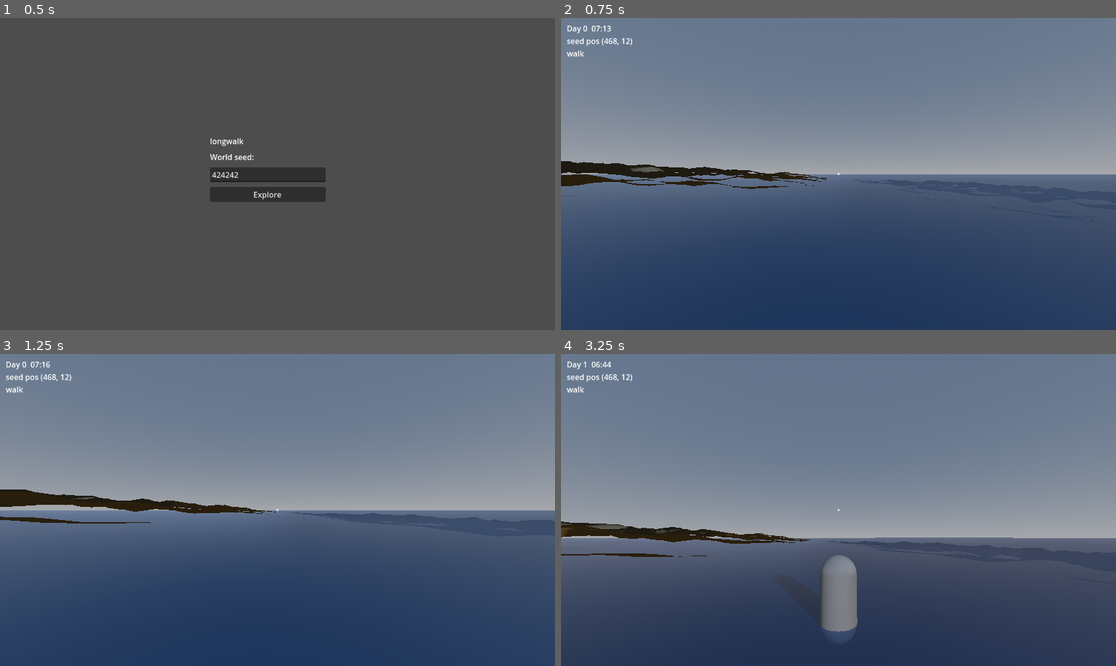
Above: before the commit, frames 1-4 (two rows, left to right).
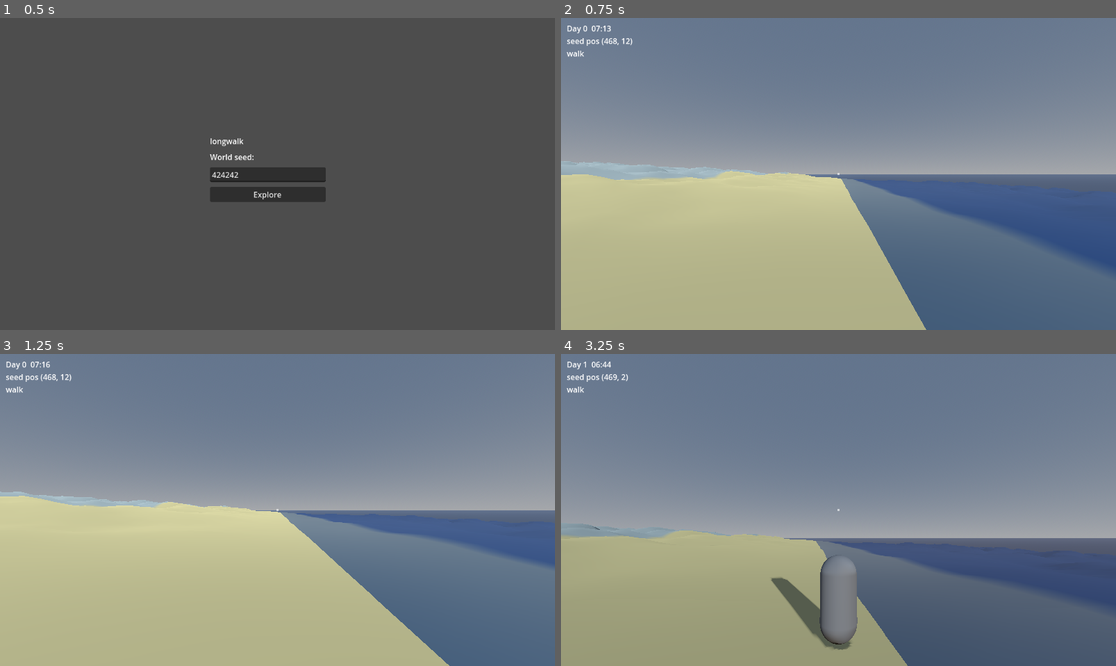
Above: after the commit, the same moments.

Repository: sentania-labs/longwalk
Game: Godot game, scene res://scenes/main.tscn
The game is run twice, just before and just after one commit, with the same random seed, the same clock (stepped at 60 frames per second) and the same inputs.
Inputs (mouse positions are in pixels of both pictures, inside the frame that each line leads up to):
- Up to frame 1 (0.5 s): no input
- Up to frame 2 (0.75 s): click "Explore" at 0.5 s
- Up to frame 3 (1.25 s): no input
- Up to frame 4 (3.25 s): move the mouse to (866, 510) at 1.27 s; hold R (sleep) 1.28-2.03 s; hold W (move_forward) from 1.28 s (still down); tap Space (jump) at 1.52, 2.27 s; move the mouse to (810, 510) at 2.02 s; tap Shift (sprint) at 2.1 s; move the mouse to (849, 503) at 2.77 s; hold C (toggle_camera) from 2.78 s (still down)

Frame 1 is identical in both runs. In frame 2, 48% of the frame differs, in the area x 0-100%, y 45-100%; in frame 3, 50%, in the area x 0-100%, y 43-100%; in frame 4, 35%.

Commit message:
M2 fix: heightmap collision and upward terrain normals
Root cause of 'WASD does nothing': the terrain used a triangle-soup collider
(create_trimesh_shape). A capsule CharacterBody walking on a trimesh catches on
the internal edges between triangles ('ghost collisions'): the contact normal
points sideways, is_on_floor never latches, and the player wedges at spawn and
cannot move. Switch to a HeightMapShape3D built from the same height grid, which
is immune to that; the player now lands and walks.

Root cause of the 'featureless dark/brown expanse': the mesh winding produced
downward surface normals, so the terrain was lit from underneath and rendered
near-black from above with the biome vertex colors invisible. Reverse the
winding so normals point up. Collision no longer depends on winding, so this is
safe. Guard both with a headless normals-up check in the smoke test.

Diff:
--- a/src/render/terrain_chunk.gd
+++ b/src/render/terrain_chunk.gd
@@ -21,16 +21,19 @@
 const CHUNK_SIZE := 48.0
 const RES := 24
 
-# Biome vertex colors. Kept independent of the macro map's PNG palette so the
-# 3D look can diverge from the 2D map without reaching into generator internals.
+# Biome vertex colors. These deliberately mirror the values in
+# MacroMapGenerator.BIOME_COLORS (duplicated here rather than imported so the
+# render side never reaches into generator internals) so the walkable 3D ground
+# reads as the same biome the 2D macro map shows at that location. Each biome is
+# a visibly distinct hue so terrain is legible while walking.
 const BIOME_COLORS := {
-	"ocean": Color(0.10, 0.22, 0.42),
-	"beach": Color(0.84, 0.78, 0.55),
-	"plains": Color(0.42, 0.62, 0.30),
-	"forest": Color(0.16, 0.40, 0.20),
-	"desert": Color(0.80, 0.71, 0.44),
-	"tundra": Color(0.66, 0.70, 0.68),
-	"mountain": Color(0.48, 0.46, 0.43),
+	"ocean": Color8(30, 62, 120),
+	"beach": Color8(214, 199, 140),
+	"plains": Color8(126, 176, 92),
+	"forest": Color8(52, 110, 58),
+	"desert": Color8(211, 182, 108),
+	"tundra": Color8(168, 178, 172),
+	"mountain": Color8(122, 116, 110),
 }
 
 var chunk_coord: Vector2i
@@ -69,16 +72,20 @@
 			var biome: String = sampler.biome_at(wx, wz)
 			colors[i] = BIOME_COLORS.get(biome, Color.MAGENTA)
 
-	# Emit two triangles per quad, wound counter-clockwise when viewed from above
-	# so the surface normals point up.
+	# Emit two triangles per quad. Godot treats clockwise-wound triangles (viewed
+	# from the front) as front-facing, so this winding is the one that makes
+	# generate_normals() produce UPWARD normals. The previous winding pointed the
+	# normals down, which lit the terrain from underneath: from above the ground
+	# showed only dim sky ambient and the biome vertex colors never read, so the
+	# world looked like a featureless dark/brown expanse (Scott's report).
 	for gz in range(RES):
 		for gx in range(RES):
 			var i00 := gz * (RES + 1) + gx
 			var i10 := i00 + 1
 			var i01 := i00 + (RES + 1)
 			var i11 := i01 + 1
-			_add_tri(st, verts, colors, i00, i01, i11)
-			_add_tri(st, verts, colors, i00, i11, i10)
+			_add_tri(st, verts, colors, i00, i11, i01)
+			_add_tri(st, verts, colors, i00, i10, i11)
 
 	st.generate_normals()
 
@@ -92,11 +99,29 @@
 	_mesh_instance.material_override = mat
 	add_child(_mesh_instance)
 
-	# Collision from the same triangles so the player walks on exactly what is
-	# drawn.
-	var shape := mesh.create_trimesh_shape()
+	# Collision from the SAME height grid as the mesh, but as a HeightMapShape3D
+	# rather than a triangle-soup (ConcavePolygonShape3D). A capsule CharacterBody
+	# walking on a trimesh catches on the internal edges between triangles
+	# ("ghost collisions"): the contact normal points sideways, is_on_floor never
+	# latches, and the player wedges in place. A HeightMapShape3D is a dedicated
+	# grid collider immune to that, and it samples exactly the vertex heights so
+	# the player still walks on what is drawn.
+	#
+	# The shape is a unit-spaced grid centered on its origin, so it is scaled by
+	# `step` to match the mesh's vertex spacing and shifted by half a chunk to put
+	# its corner at the chunk's (0,0), lining collision up with the mesh.
+	var hmap := HeightMapShape3D.new()
+	hmap.map_width = RES + 1
+	hmap.map_depth = RES + 1
+	var heights := PackedFloat32Array()
+	heights.resize((RES + 1) * (RES + 1))
+	for i in range((RES + 1) * (RES + 1)):
+		heights[i] = verts[i].y
+	hmap.map_data = heights
 	var collision := CollisionShape3D.new()
-	collision.shape = shape
+	collision.shape = hmap
+	collision.scale = Vector3(step, 1.0, step)
+	collision.position = Vector3(CHUNK_SIZE * 0.5, 0.0, CHUNK_SIZE * 0.5)
 	add_child(collision)
 
 	reposition(render_origin)
--- a/test/test_game_smoke.gd
+++ b/test/test_game_smoke.gd
@@ -19,6 +19,9 @@
 const GameMainScript := preload("res://src/render/game_main.gd")
 const MainScene := preload("res://scenes/main.tscn")
 const PlayerScene := preload("res://scenes/player.tscn")
+const TerrainChunkScript := preload("res://src/render/terrain_chunk.gd")
+const MacroMap := preload("res://src/macro_map.gd")
+const TerrainSamplerC := preload("res://src/sim/terrain_sampler.gd")
 
 const SEED := 424242
 
@@ -48,6 +51,13 @@
 	failures += _check(pos_a.is_equal_approx(pos_b), "spawn position is deterministic for a fixed seed")
 	failures += _check(chunks_a == _last_chunks, "streamed chunk count is deterministic (%d vs %d)" % [chunks_a, _last_chunks])
 
+	# A built chunk's surface normals must point UP. When they pointed down the
+	# terrain was lit from underneath and rendered as a dark, featureless expanse
+	# with the biome colors invisible (Scott's "uniform brown" report). Physics
+	# collision does not run in a --script SceneTree, so this geometric check is
+	# the headless guard for that whole visual-legibility class of bug.
+	failures += _check(_terrain_normals_point_up(), "terrain chunk surface normals point up")
+
 	if failures == 0:
 		print("\nAll game smoke checks passed.")
 		quit(0)
@@ -75,6 +85,24 @@
 	return pos
 
 
+# Build one chunk headless and confirm the majority of its mesh normals face up.
+func _terrain_normals_point_up() -> bool:
+	var sampler = TerrainSamplerC.new(MacroMap.new(SEED))
+	var chunk = TerrainChunkScript.new()
+	chunk.build(sampler, Vector2i(0, 0), Vector3.ZERO)
+	var up := 0
+	var total := 0
+	for child in chunk.get_children():
+		if child is MeshInstance3D:
+			var normals = child.mesh.surface_get_arrays(0)[Mesh.ARRAY_NORMAL]
+			total = normals.size()
+			for n in normals:
+				if n.y > 0.0:
+					up += 1
+	chunk.free()
+	return total > 0 and up == total
+
+
 func _check(condition: bool, label: String) -> int:
 	if condition:
 		print("[PASS] %s" % label)
